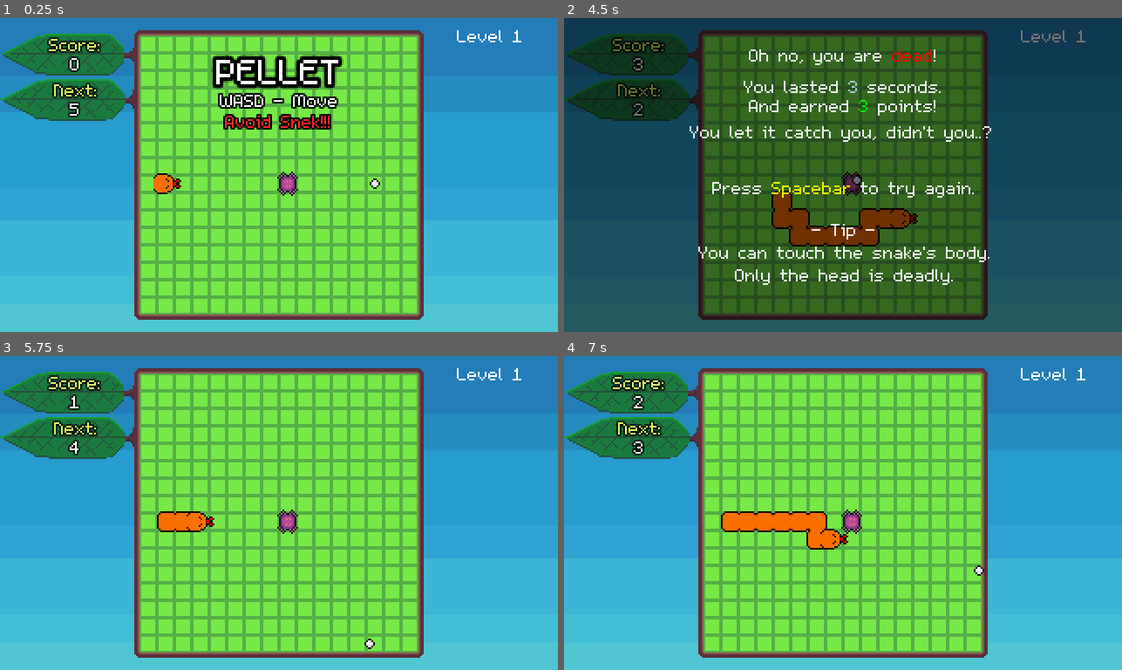
Above: before the commit, frames 1-4 (two rows, left to right).
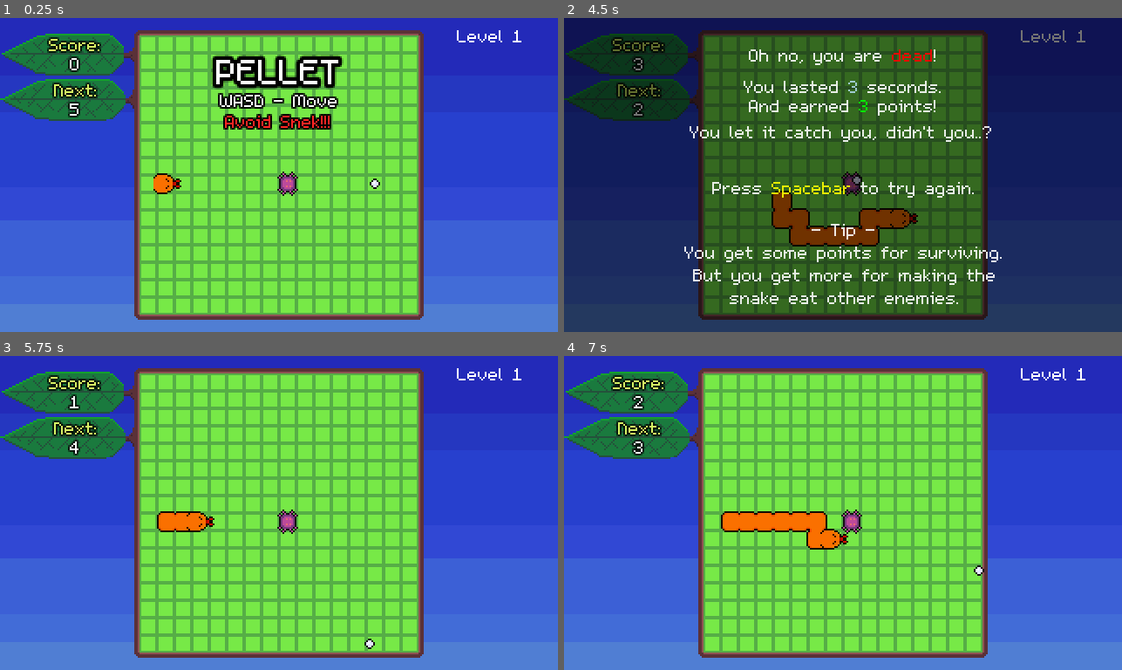
Above: after the commit, the same moments.

Repository: bdunko/Pellet
Game: Godot game, scene res://main.tscn
Same seed, same stepped clock (60 frames per second), same inputs: the game is played once before the commit and once after it.
Inputs:
- Up to frame 1 (0.25 s): no input
- Up to frame 2 (4.5 s): tap Enter at 0.5 s; hold D (right) 0.53-1.28 s; hold S (down) 1.28-2.03 s; hold D (right) 2.03-2.78 s; hold W (up) 2.78-3.53 s; hold A (left) from 3.53 s (still down); tap Space (reset) at 4.15 s
- Up to frame 3 (5.75 s): tap Space (reset) at 5 s; release A (left) at 5.03 s; hold S (down) from 5.03 s (still down)
- Up to frame 4 (7 s): release S (down) at 5.78 s; hold D (right) 5.78-6.53 s; hold W (up) from 6.53 s (still down)

The runs differ from the first frame. In frame 1, 47% of the frame differs, in the area x 0-100%, y 0-100%; in frame 2, 49%; in frame 3, 47%; in frame 4, 47%.

Commit message:
Sky colors

Diff:
--- a/main.gd
+++ b/main.gd
@@ -7,13 +7,17 @@
 var state = State.WAITING
 var highscore = 0
 
+const CLEAR_BONUS_FORMAT = "Clear Bonus +%d!"
 const HIGH_SCORE_FORMAT = "High Score: %d"
 const LEVEL_FORMAT = "[center]Level %d[/center]"
 const TIME_FORMAT = "[center]You lasted [color=lightblue]%d[/color] seconds.[/center]"
 const SCORE_FORMAT = "[center]And earned [color=green]%d[/color] points![/center]"
 const COMMENTARY_FORMAT = "[center]%s[/center]"
 const TIP_FORMAT = "[center]- Tip -\n%s"
-const tips = ["The snake can eat bugs.\nIt can block bullets too!", "You can touch the snake's body.\nOnly the head is deadly.", "You get some points for surviving.\nBut you get more for making the\nsnake eat other enemies."]
+const tips = ["The snake can eat bugs.\nIt can block bullets too!",
+ "You can touch the snake's body.\nOnly the head is deadly.",
+ "You get some points for surviving.\nBut you get more for making the\nsnake eat other enemies.",
+ "If you have the snake eat every enemy,\nyou'll get a score bonus."]
 
 var SCORE_TO_COMMENTARY = {
 	0 : "You let it catch you, didn't you..?",
@@ -66,7 +70,7 @@
 const BEETLE_SPAWN = SpawnMode.GRID_NO_BORDER
 const DRAGONFLY = preload("res://dragonfly.tscn")
 const DRAGONFLY_SPAWN = SpawnMode.GRID
-# SPIDER
+const SPIDER = preload("res://spider.tscn")
 const SPIDER_SPAWN = SpawnMode.GRID
 # HORNET
 const HORNET_SPAWN = SpawnMode.BOTTOM
@@ -79,6 +83,7 @@
 	GRID, GRID_NO_BORDER, FRAME, BOTTOM
 }
 
+const SAFE_SPAWN_DIST = 10
 func _spawn_enemy(enemy, spawnmode):
 	if spawnmode == SpawnMode.GRID or spawnmode == SpawnMode.GRID_NO_BORDER:
 		var tries = 0
@@ -92,7 +97,7 @@
 			# if too close to player, reject
 			var pellet_grid_pos = Global.to_grid_position($Pellet.position)
 			var total_dist = abs(pellet_grid_pos.x - rand_pos.x) + abs(pellet_grid_pos.y - rand_pos.y)
-			if total_dist < 8:
+			if total_dist < SAFE_SPAWN_DIST:
 				continue
 
 			# if already occupied, reject
@@ -126,6 +131,7 @@
 
 func _update_level():
 	$NextLevelInfo.visible = true
+	$NextLevelInfo/ClearBonus.visible = false
 	if level >= MAX_LEVEL:
 		$UI/Time.text = str(MAX_LEVEL_TIME)
 		grid_color = MAX_GRID_COLOR
@@ -149,12 +155,14 @@
 		_spawn_enemy(DRAGONFLY, DRAGONFLY_SPAWN)
 		forced_spawns = 1
 	elif level == 4: # snake speed
+		$Sky.next_sky() # day
 		$Snakes/Snake.speed_up()
 	elif level == 5: # spider
 		pass
 	elif level == 6: # hornet
 		pass
 	elif level == 7: # ants
+		$Sky.next_sky() # evening
 		spawn_count += 1  #4
 		forced_spawns = 2
 		pass
@@ -163,7 +171,8 @@
 	elif level == 9: # butterfly
 		forced_spawns = 2
 		spawn_count += 1 #5
-	elif level == 10: # snake2
+	elif level == 10: # snake
+		$Sky.next_sky() # night
 		#speed up too
 		pass
 	elif level == 11: #snake turrets
@@ -172,6 +181,7 @@
 		spawn_count += 1 #6
 		pass
 	elif level >= 13: #challenge
+		$Sky.next_sky() #midnight
 		if spawn_count < MAX_SPAWN_COUNT:
 			spawn_count += 1
 	if level >= 2:
@@ -207,6 +217,7 @@
 	$Snakes/Snake.reset()
 	$Pellet.reset()
 	$Pellet.enable()
+	$Sky.reset()
 	state = State.WAITING
 	if score > highscore:
 		highscore = score
@@ -285,9 +296,11 @@
 func _on_snake_ate_bug():
 	score += level * 10
 	$UI/Score.text = str(score)
-	if $Bugs.get_child_count() == 0:
-		score += FULL_CLEAR_BONUS * level
-		score += int($UI/Time.text) * level
+	if $Bugs.get_child_count() == 1: #ate last bug
+		var full_clear_bonus = (FULL_CLEAR_BONUS * level) + (int($UI/Time.text) * level)
+		score += full_clear_bonus
 		$UI/Score.text = str(score)
 		level += 1
 		_update_level()
+		$NextLevelInfo/ClearBonus.text = CLEAR_BONUS_FORMAT % full_clear_bonus
+		$NextLevelInfo/ClearBonus.visible = true
--- a/main.tscn
+++ b/main.tscn
@@ -1,12 +1,17 @@
-[gd_scene load_steps=12 format=3 uid="uid://8dpj7soup18"]
+[gd_scene load_steps=17 format=3 uid="uid://cuicl1alqbct3"]
 
 [ext_resource type="Script" path="res://main.gd" id="1_eks3d"]
-[ext_resource type="Texture2D" uid="uid://dxjyhf8br5g6w" path="res://assets/sky_background.png" id="1_pxdvb"]
 [ext_resource type="Texture2D" uid="uid://cfnee42a60ou6" path="res://assets/board.png" id="2_ff65i"]
+[ext_resource type="Script" path="res://sky.gd" id="2_iuh4t"]
+[ext_resource type="Texture2D" uid="uid://b72boic5wqc2x" path="res://assets/sky_space.png" id="2_teo7e"]
+[ext_resource type="Texture2D" uid="uid://dxjyhf8br5g6w" path="res://assets/sky_day.png" id="2_yd25x"]
+[ext_resource type="Texture2D" uid="uid://cm0mimc60tet" path="res://assets/sky_night.png" id="3_hrorm"]
 [ext_resource type="Texture2D" uid="uid://fdooebg583my" path="res://assets/grid.png" id="3_q3otb"]
+[ext_resource type="Texture2D" uid="uid://cqkf55e170y6u" path="res://assets/sky_evening.png" id="4_y164g"]
 [ext_resource type="Script" path="res://startupinfo.gd" id="5_162x5"]
 [ext_resource type="Script" path="res://nextlevelinfo.gd" id="5_ct2ys"]
 [ext_resource type="Script" path="res://deadinfo.gd" id="5_teiwi"]
+[ext_resource type="Texture2D" uid="uid://cay5ftkmugouq" path="res://assets/sky_morning.png" id="6_7fbtx"]
 [ext_resource type="PackedScene" uid="uid://xe84in6ej3m7" path="res://pellet.tscn" id="6_dvu1o"]
 [ext_resource type="PackedScene" uid="uid://de227doiyv2qb" path="res://snake.tscn" id="7_ertux"]
 [ext_resource type="PackedScene" uid="uid://bxbfstit6butu" path="res://spider.tscn" id="10_xxyul"]
@@ -69,8 +74,27 @@
 bbcode_enabled = true
 text = "[center]Level 1[/center]"
 
-[node name="Sky" type="Sprite2D" parent="."]
-texture = ExtResource("1_pxdvb")
+[node name="Sky" type="Node2D" parent="."]
+script = ExtResource("2_iuh4t")
+
+[node name="SkyMidnight" type="Sprite2D" parent="Sky"]
+texture = ExtResource("2_teo7e")
+centered = false
+
+[node name="SkyNight" type="Sprite2D" parent="Sky"]
+texture = ExtResource("3_hrorm")
+centered = false
+
+[node name="SkyEvening" type="Sprite2D" parent="Sky"]
+texture = ExtResource("4_y164g")
+centered = false
+
+[node name="SkyDay" type="Sprite2D" parent="Sky"]
+texture = ExtResource("2_yd25x")
+centered = false
+
+[node name="SkyMorning" type="Sprite2D" parent="Sky"]
+texture = ExtResource("6_7fbtx")
 centered = false
 
 [node name="Board" type="Sprite2D" parent="."]
@@ -227,6 +251,18 @@
 horizontal_alignment = 1
 autowrap_mode = 2
 
+[node name="ClearBonus" type="Label" parent="NextLevelInfo"]
+offset_left = -127.0
+offset_top = 54.0
+offset_right = -50.0
+offset_bottom = 86.0
+theme_override_colors/font_color = Color(1, 0.839216, 0, 1)
+theme_override_colors/font_outline_color = Color(0, 0, 0, 1)
+theme_override_constants/outline_size = 4
+text = "Clear Bonus +1000!"
+horizontal_alignment = 1
+autowrap_mode = 2
+
 [node name="Timer" type="Timer" parent="NextLevelInfo"]
 wait_time = 3.0
 one_shot = true
--- /dev/null
+++ b/sky.gd
@@ -0,0 +1,22 @@
+extends Node2D
+
+@onready var current_sky_index = get_child_count() - 1 #4
+
+func next_sky():
+	if current_sky_index == 0:
+		return
+	current_sky_index -= 1
+
+func _process(delta):
+	for index in get_child_count():
+		var sky = get_child(index)
+		print(sky)
+		if index <= current_sky_index: # we should be visible
+			sky.self_modulate.a = lerp(sky.self_modulate.a, 1.0, 5 * delta)
+		if index > current_sky_index: # we should be invisible
+			sky.self_modulate.a = lerp(sky.self_modulate.a, 0.0, 5 * delta)
+
+func reset():
+	current_sky_index = get_child_count() - 1
+	for bg in get_children():
+		bg.self_modulate.a = 1
Renamed: assets/sky_background.png -> assets/sky_day.png
Not shown, added: assets/sky_day.png.import
Binary file added: assets/sky_evening.png
Not shown, added: assets/sky_evening.png.import
Binary file added: assets/sky_morning.png
Not shown, changed: assets/sky_morning.png.import
Binary file added: assets/sky_night.png
Not shown, added: assets/sky_night.png.import
Binary file added: assets/sky_space.png
Not shown, added: assets/sky_space.png.import
